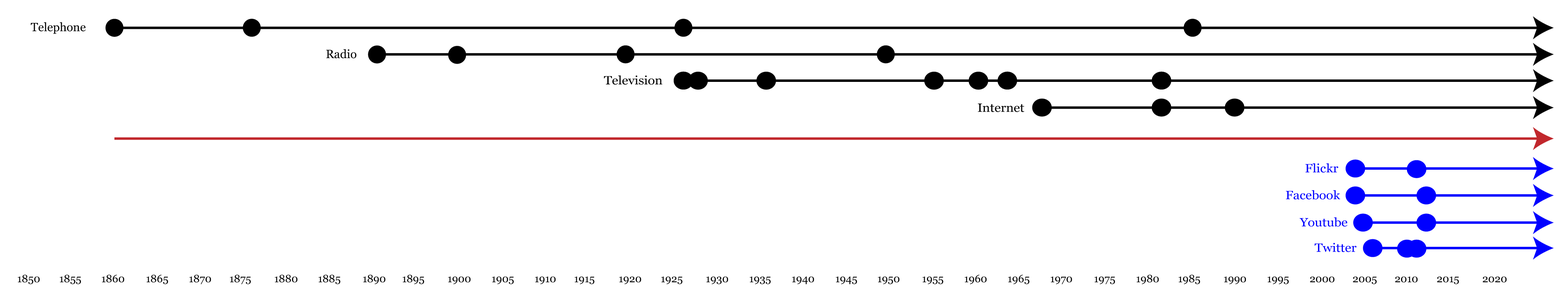
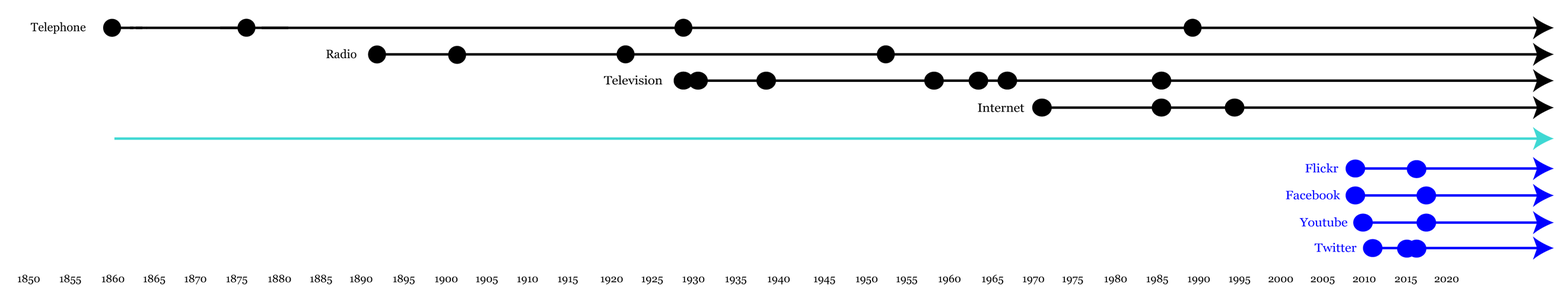
Two versions of the same layered image (1568x297). Layer-by-layer changes:
painted on "Layer 2" over 103, 18, 1551, 285
